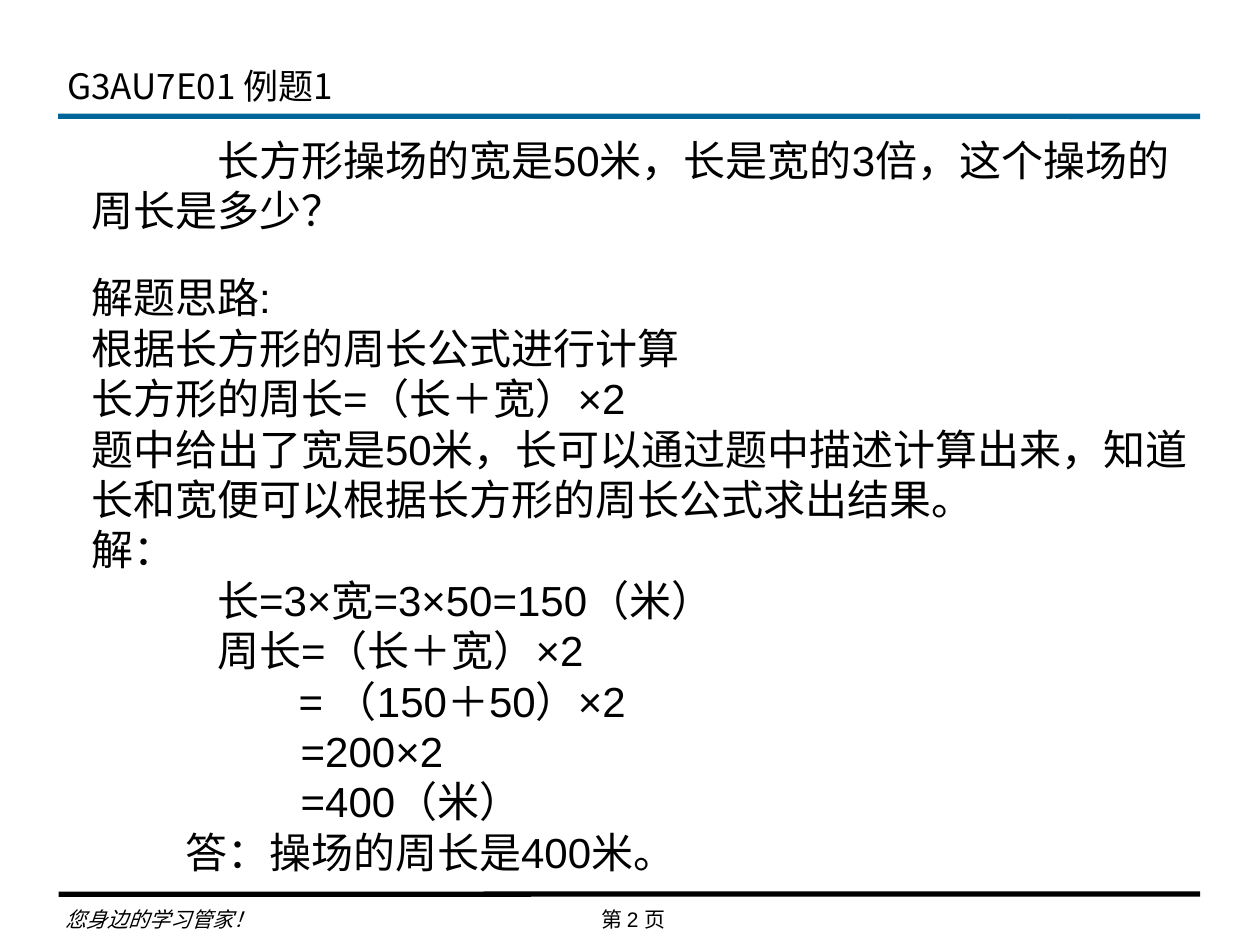
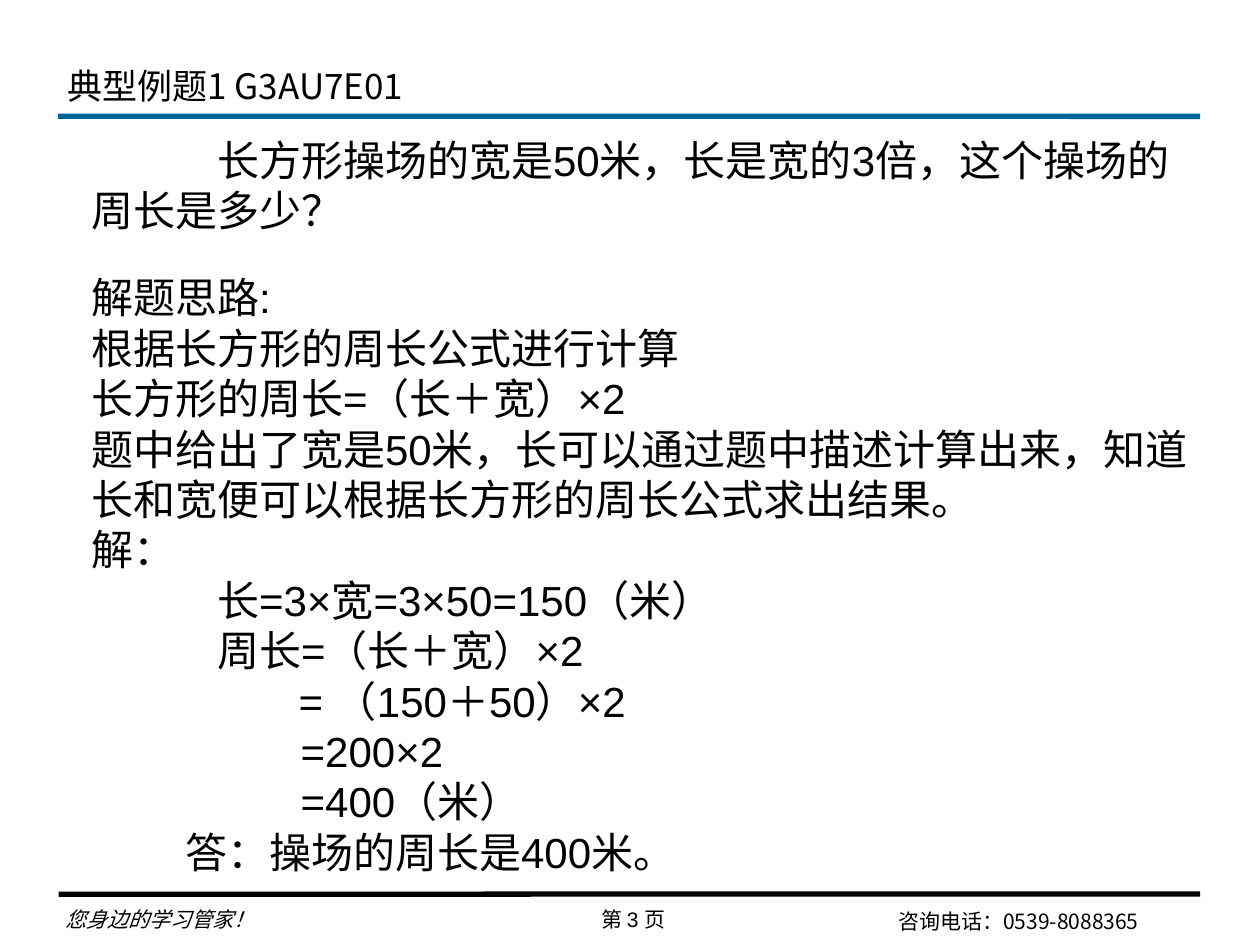
Before and after one commit to lihy68/JuvenHAM, a slide deck: slide 3 of 2017秋季/数学/三年级/3上7单元典型例题讲练.pptx (slide 2 before the commit). Drawn at 1260x945 pixels with LibreOffice and Linux fonts; fonts in the diff are those of the drawing; background and template pictures are left out. Boxes give left, top, right and bottom in pixels: in the first picture for what was removed or moved away, otherwise in the second. Text is boxed around its words. In the diff, an @@ line names an element or a change of style, - is before the commit and + after.

```diff
--- a/2017秋季/数学/三年级/3上7单元典型例题讲练.pptx
+++ b/2017秋季/数学/三年级/3上7单元典型例题讲练.pptx
@@ title at box(67, 69, 404, 102): text changed @@
-G3AU7E01 例题1
+典型例题1 G3AU7E01
@@ page number at box(601, 909, 665, 929): text changed @@
-第 2 页
+第 3 页
@@ text added at box(898, 911, 1138, 931), 12 pt, text #000000 @@
+咨询电话：0539-8088365
```
Also in this commit, not shown: 4 other slides changed, 2 slides added.
